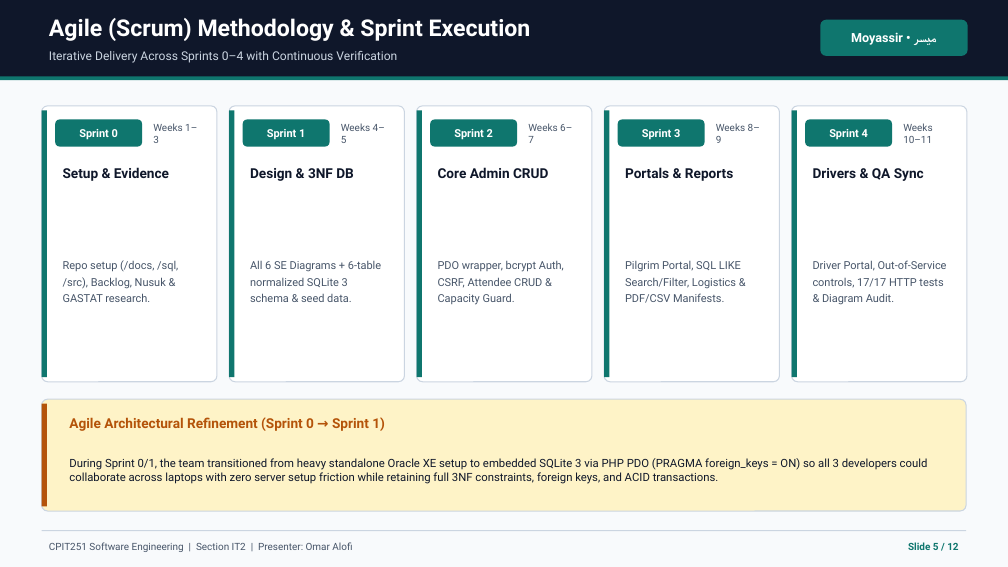
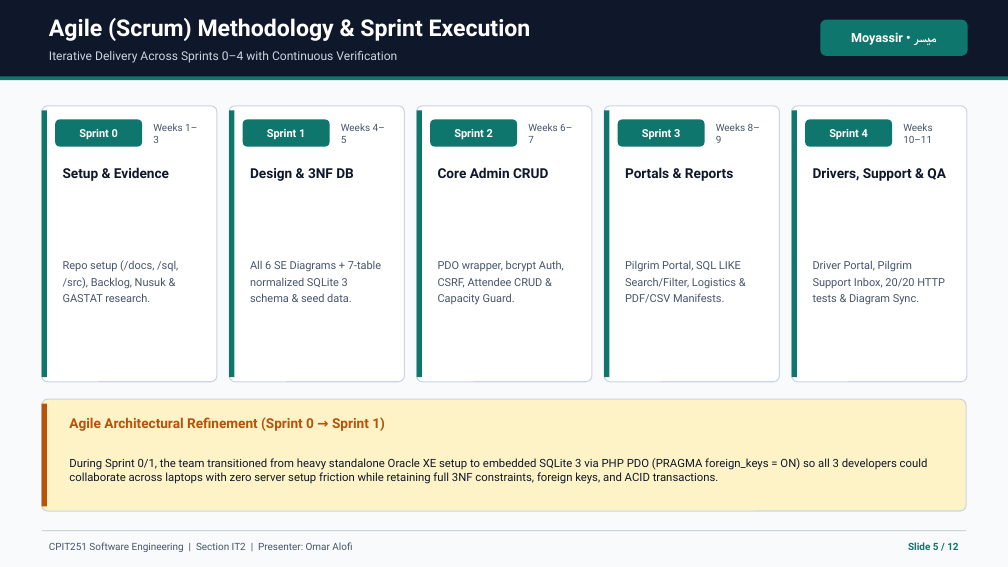
Before and after one commit to 0xMrHex/moyassir-cpit251, a slide deck: slide 5 of Moyassir_CPIT251_Presentation.pptx. Drawn at 1008x567 pixels with LibreOffice and Linux fonts; fonts in the diff are those of the drawing. Boxes give left, top, right and bottom in pixels: in the first picture for what was removed or moved away, otherwise in the second. Text is boxed around its words. In the diff, an @@ line names an element or a change of style, - is before the commit and + after.

```diff
--- a/Moyassir_CPIT251_Presentation.pptx
+++ b/Moyassir_CPIT251_Presentation.pptx
@@ text at (813, 168, 946, 181): text changed @@
-Drivers & QA Sync
+Drivers, Support & QA
@@ text at (250, 260, 381, 302): text changed @@
-All 6 SE Diagrams + 6-table normalized SQLite 3 schema & seed data.
+All 6 SE Diagrams + 7-table normalized SQLite 3 schema & seed data.
@@ text at (813, 260, 945, 305): text changed @@
-Driver Portal, Out-of-Service controls, 17/17 HTTP tests & Diagram Audit.
+Driver Portal, Pilgrim Support Inbox, 20/20 HTTP tests & Diagram Sync.
```
Also in this commit, not shown: 6 other slides changed, 1 other file.
